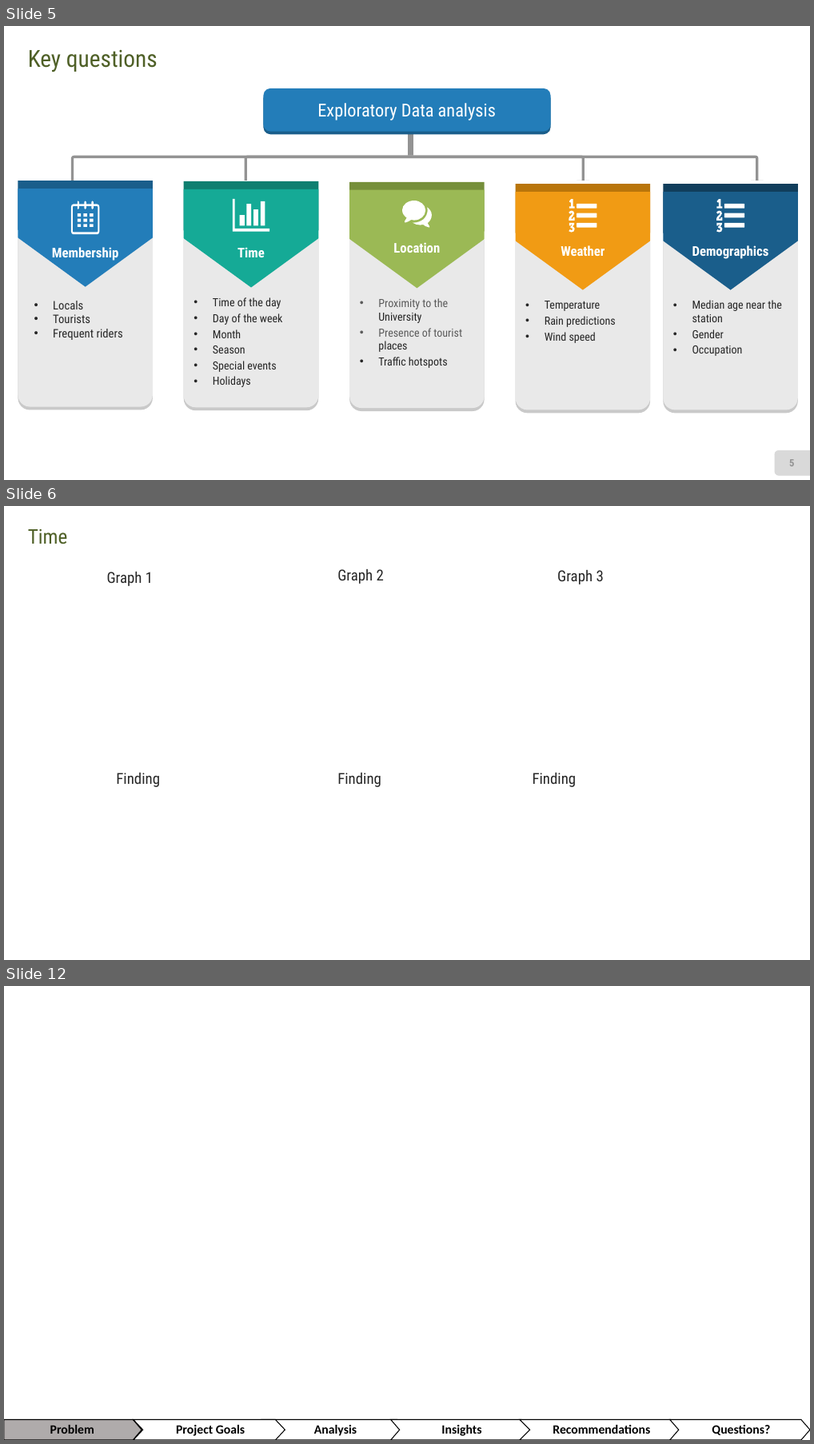
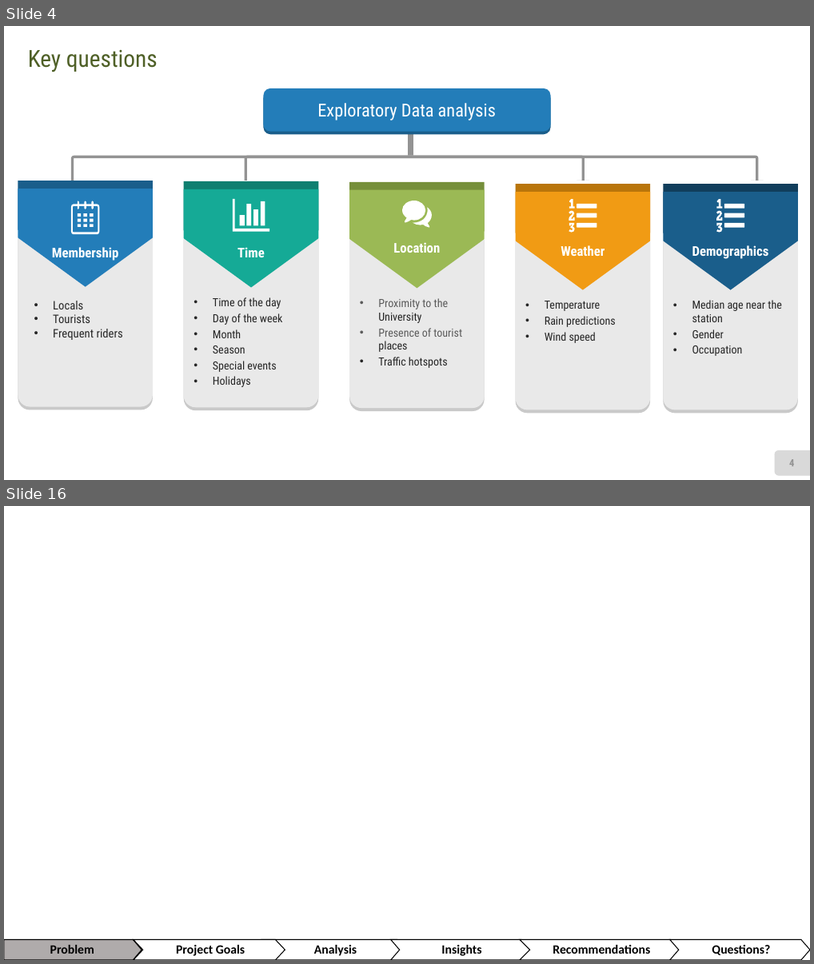
Before and after one commit to akhilesh-reddy/Strategy-consulting-for-bike-sharing, a slide deck: Group Project Final presentation.pptx. Shown one above the other, each under a label of ours: slides 5, 6 and 12 before the commit, slides 4 and 16 after it; the slides between them are not shown. The pictures are 814x1444 and 814x964 pixels, drawn with LibreOffice and Linux fonts; fonts in the diff are those of the drawing. Boxes give left, top, right and bottom in pixels: in the first picture for what was removed or moved away, otherwise in the second. Text is boxed around its words. In the diff, an @@ line names an element or a change of style, - is before the commit and + after.

```diff
--- a/Group Project Final presentation.pptx
+++ b/Group Project Final presentation.pptx
@@ slide 6 removed at [4, 506, 810, 960], background #FFFFFF @@
@@ text removed at [28, 529, 68, 544] @@
-Time
@@ text removed at [107, 572, 153, 586] @@
-Graph 1
@@ text removed at [338, 569, 384, 584] @@
-Graph 2
@@ text removed at [558, 570, 604, 584] @@
-Graph 3
@@ text removed at [116, 772, 160, 787] @@
-Finding
@@ text removed at [338, 772, 382, 787] @@
-Finding
@@ text removed at [533, 772, 577, 787] @@
-Finding
@@ what was slide 5 is now slide 4 @@
@@ page number at [790, 459, 794, 466]: text changed @@
-5
+4
@@ what was slide 12 is now slide 16 @@
```
Also in this commit, not shown: 10 slides added, 9 other slides removed.
